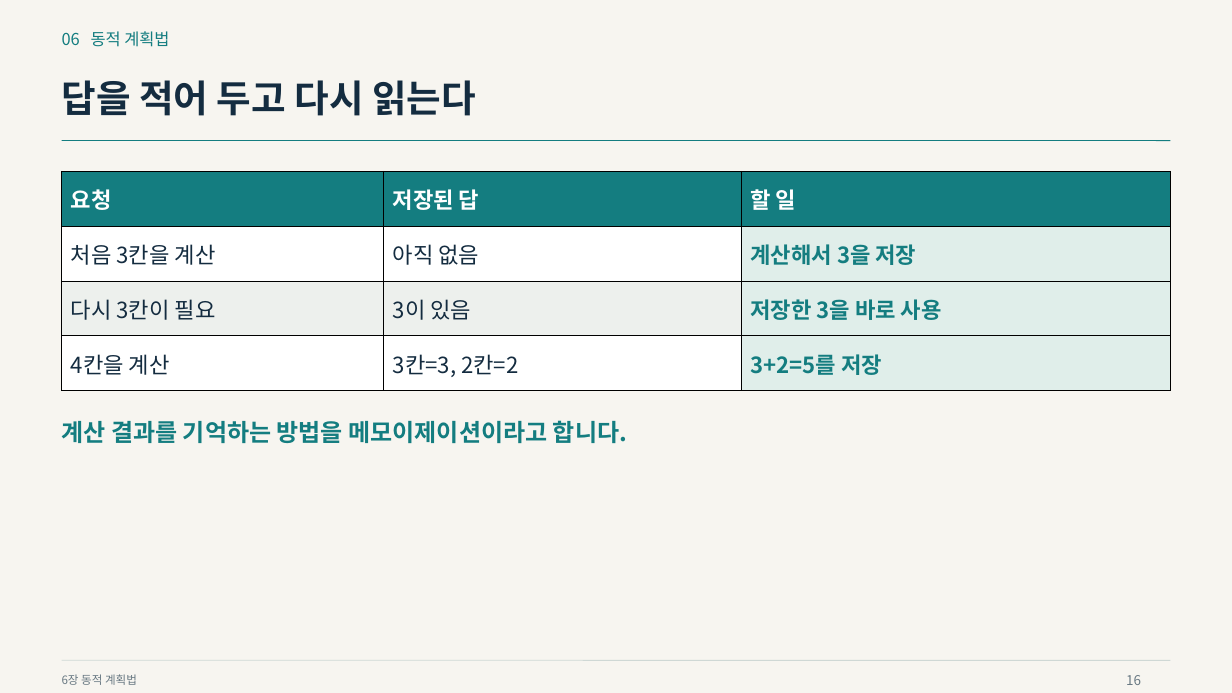
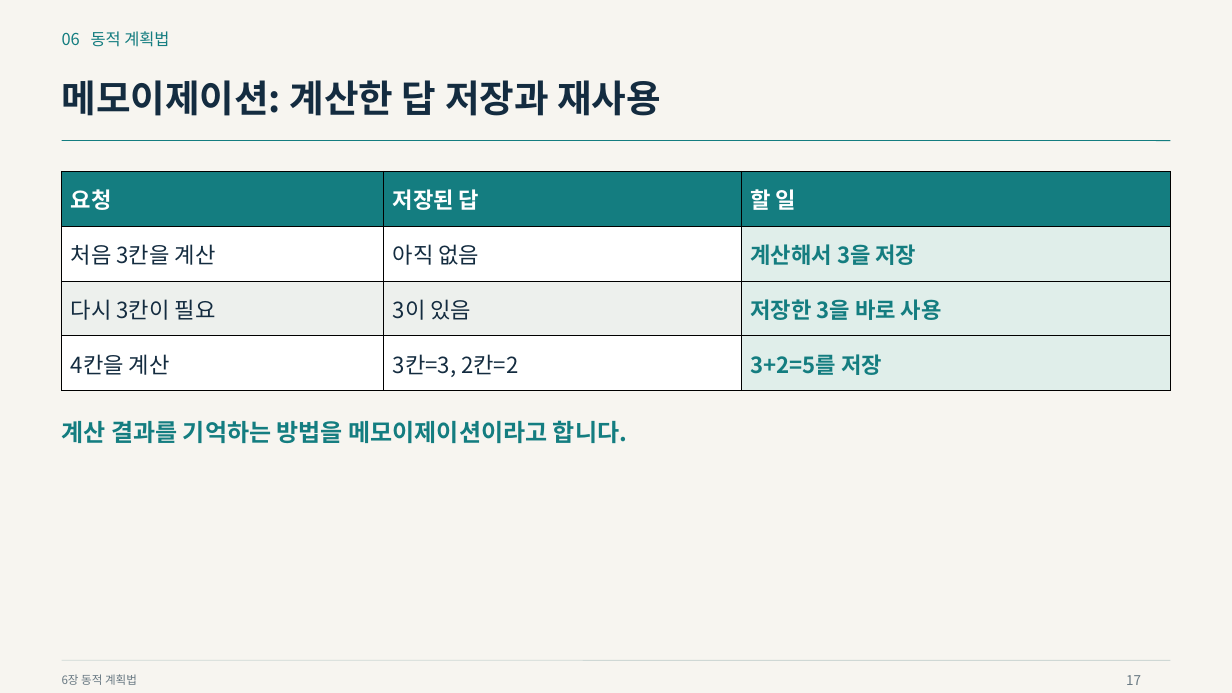
Before and after one commit to Sangdon-Park/Sangdon-Park.github.io, a slide deck: slide 17 of data/알고리즘/6장_동적_계획법.pptx (slide 16 before the commit). Drawn at 1232x693 pixels with LibreOffice and Linux fonts; fonts in the diff are those of the drawing. Boxes give left, top, right and bottom in pixels: in the first picture for what was removed or moved away, otherwise in the second. Text is boxed around its words. In the diff, an @@ line names an element or a change of style, - is before the commit and + after.

```diff
--- a/data/알고리즘/6장_동적_계획법.pptx
+++ b/data/알고리즘/6장_동적_계획법.pptx
@@ text at bbox=[62, 80, 661, 116]: text changed @@
-답을 적어 두고 다시 읽는다
+메모이제이션: 계산한 답 저장과 재사용
@@ text at bbox=[1126, 675, 1141, 685]: text changed @@
-16
+17
```
Also in this commit, not shown: 43 other slides changed, 6 slides added, 9 other files.
